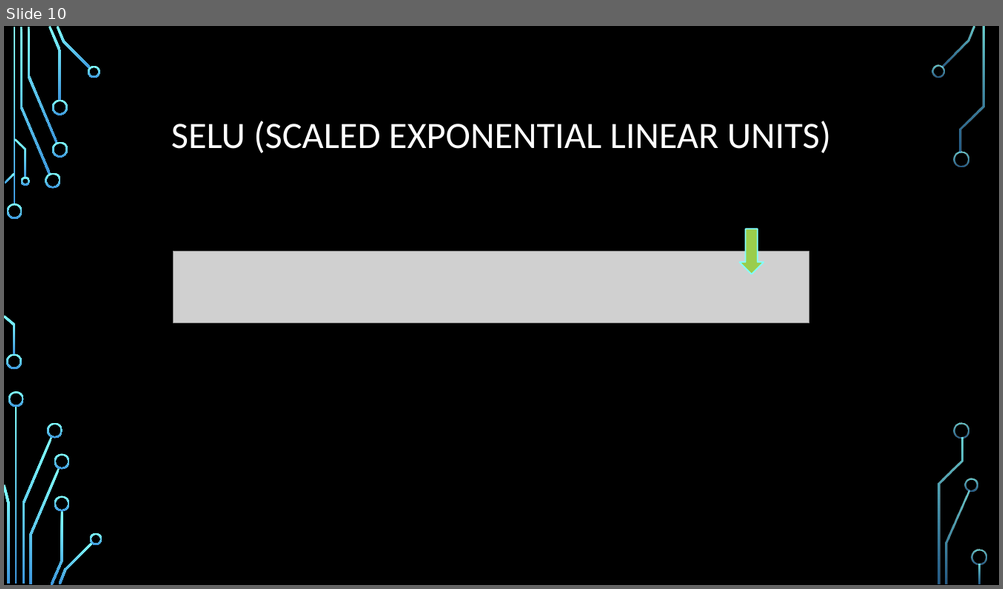
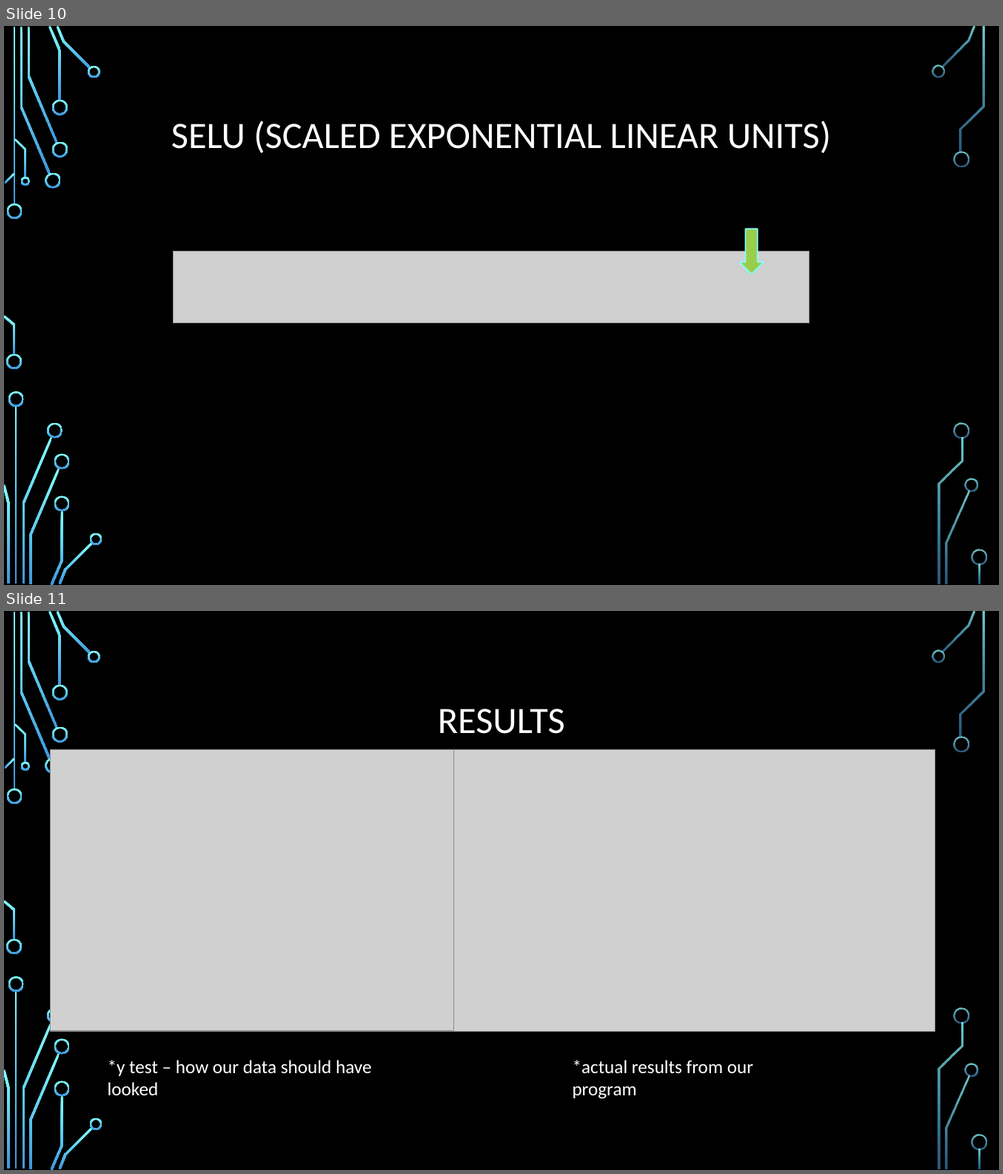
Before and after one commit to knight-coder-llc/AI-Vehicle-Calculator, a slide deck: Final Pres.pptx. Shown one above the other, each under a label of ours: slide 10 before the commit, slides 10 and 11 after it. The pictures are 1003x589 and 1003x1174 pixels, drawn with LibreOffice and Linux fonts; fonts in the diff are those of the drawing; grey boxes stand for pictures; background and template pictures are left out. Boxes give left, top, right and bottom in pixels: in the first picture for what was removed or moved away, otherwise in the second. Text is boxed around its words. In the diff, an @@ line names an element or a change of style, - is before the commit and + after.

```diff
--- a/Final Pres.pptx
+++ b/Final Pres.pptx
@@ slide 11 added at [4,611,999,1170], background picture (left out); not listed: 36 template elements that a slide beside it also shows @@
@@ title added at [438,709,565,734], 36 pt, text #FFFFFF @@
+RESULTS
@@ picture added at [51,750,483,1031] @@
@@ picture added at [453,750,934,1032] @@
@@ text added at [108,1060,372,1096], 18 pt, text #FFFFFF @@
+*y test – how our data should have looked
@@ text added at [572,1060,753,1099], 18 pt, text #FFFFFF @@
+*actual results from our program
```
Also in this commit, not shown: 1 other slide added, 1 other file.
